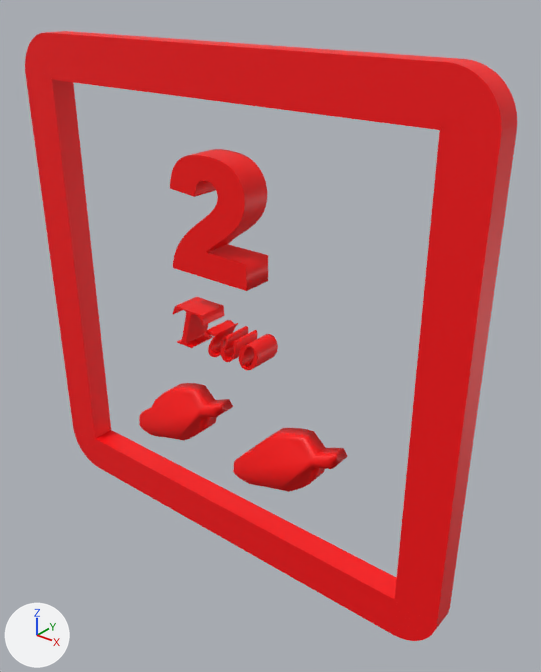
The glTF model assets/models/Number/Number_2.glb: old version first, new version second.
Both versions are drawn from a camera (50 mm lens) standing at (1.75, -0.58, 2.82) and looking at (0.15, 1.41, 1.58). Lighting does not change. The marker at lower left points along +X, +Y and +Z. Where no turn or scale is listed for an object, it has been applied to the vertices.

Before the edit, the objects in view are built like this:
```python
ob_cube = bpy.data.objects.new('Cube', me_cube)
ob_cube.location = (0.0, 1.328, 1.614)
ob_cylinder_001 = bpy.data.objects.new('Cylinder.001', me_cylinder_002)
ob_cylinder_001.location = (-0.298, 1.331, 1.103)
ob_cylinder_001.rotation_euler = (1.571, -0.511, 0.0)  # degrees (90, -29, 0)
ob_cylinder_001.scale = (0.233, 0.0801, 0.05)
ob_cylinder_002 = bpy.data.objects.new('Cylinder.002', me_cylinder_003)
ob_cylinder_002.location = (0.26, 1.331, 1.103)
ob_cylinder_002.rotation_euler = (1.571, -0.511, 0.0)  # degrees (90, -29, 0)
ob_cylinder_002.scale = (0.233, 0.0801, 0.05)
ob_text = bpy.data.objects.new('Text', me_text)
ob_text.location = (-0.223, 1.328, 1.815)
ob_text_001 = bpy.data.objects.new('Text.001', me_text_002)
ob_text_001.location = (-0.255, 1.328, 1.501)
```
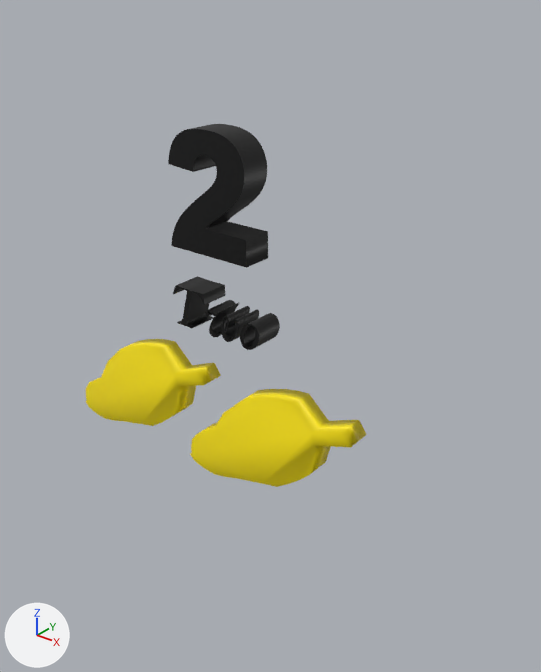
Boxes (x1, y1, x2, y2) around the edits, measured in the pictures (541 x 672 px):
'Cube', deleted (red): before (25, 31, 517, 641)
'Text', recoloured, moved (red to black): before (170, 149, 268, 291); after (168, 124, 268, 268)
'Cylinder.002', recoloured, moved, rescaled (53% wider, 52% taller): before (233, 428, 348, 492); after (190, 389, 367, 487)
'Cylinder.001', recoloured, moved, rescaled (43% wider, 49% taller): before (139, 383, 233, 441); after (86, 339, 221, 426)
'Text.001', recoloured, moved (red to black): before (173, 297, 278, 370); after (173, 276, 280, 350)

What changed in the scene script:
```text
Change mat_material_004:
    mat_material_004.base_color: (1.0, 0.0, 0.0) -> (0.0, 0.0, 0.0)  # red #ff0000 -> black #000000
Change mat_material_002:
    mat_material_002.base_color: (1.0, 0.0, 0.0) -> (0.0, 0.0, 0.0)  # red #ff0000 -> black #000000
Change mat_material_007:
    mat_material_007.base_color: (1.0, 0.0, 0.0) -> (1.0, 0.798, 0.0)  # red #ff0000 -> yellow #ffe700
Add mat_material_001:
    mat_material_001 = principled_material('Material.001')
    mat_material_001.base_color = (1.0, 0.798, 0.0)  # yellow #ffe700
Change me_cylinder_003:
    where me_cylinder_003.from_pydata(...)  # 64 vertices, 124 faces; spans x -0.97..1.3, y -1.32..1.46, z -1.0..1.0
    remove me_cylinder_003.materials.append(mat_material_003)  # red #ff0000
    add me_cylinder_003.materials.append(mat_material_001)  # yellow #ffe700
Remove ob_cube:
    ob_cube = bpy.data.objects.new('Cube', me_cube)
    ob_cube.location = (0.0, 1.328, 1.614)
Change ob_text:
    ob_text.location: (-0.223, 1.328, 1.815) -> (-0.223, 1.328, 1.902)
Change ob_text_001:
    ob_text_001.location: (-0.255, 1.328, 1.501) -> (-0.246, 1.328, 1.588)
Change ob_cylinder_001:
    ob_cylinder_001.location: (-0.298, 1.331, 1.103) -> (-0.486, 1.283, 1.191)
    ob_cylinder_001.scale: (0.233, 0.0801, 0.05) -> (0.374, 0.129, 0.05)
Change ob_cylinder_002:
    ob_cylinder_002.location: (0.26, 1.331, 1.103) -> (0.19, 1.283, 1.191)
    ob_cylinder_002.scale: (0.233, 0.0801, 0.05) -> (0.374, 0.129, 0.05)
```
